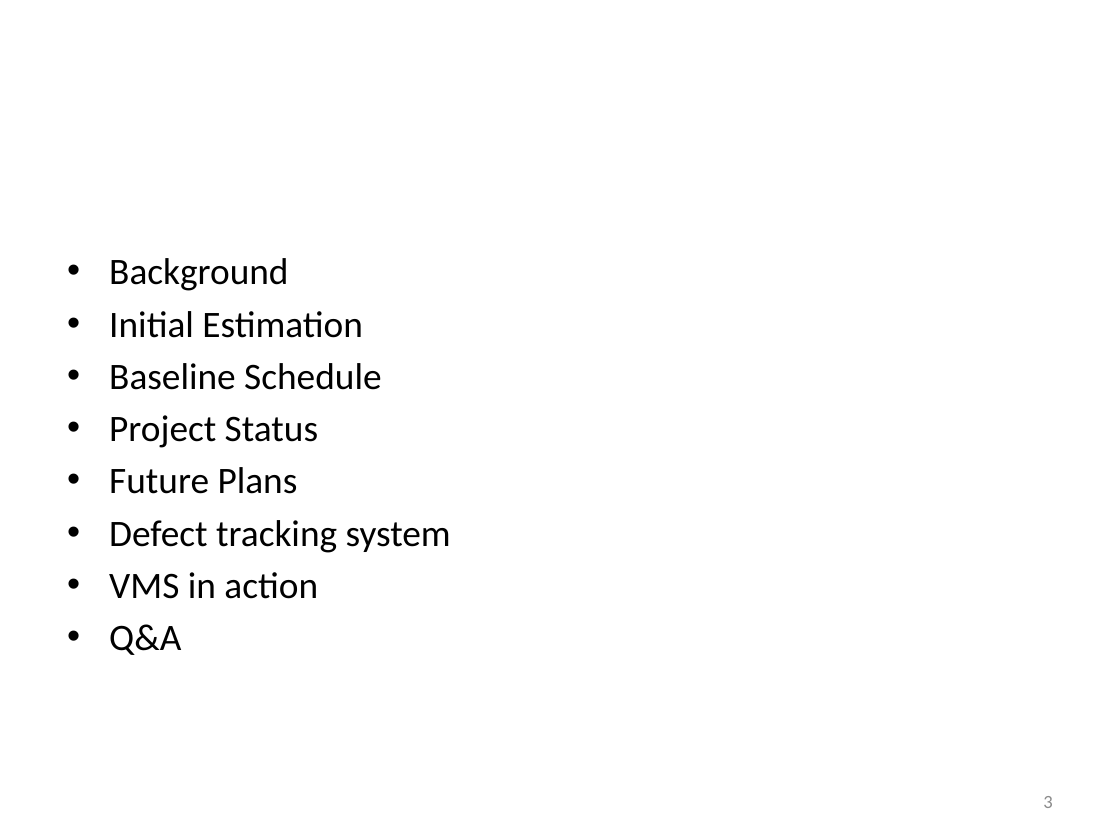
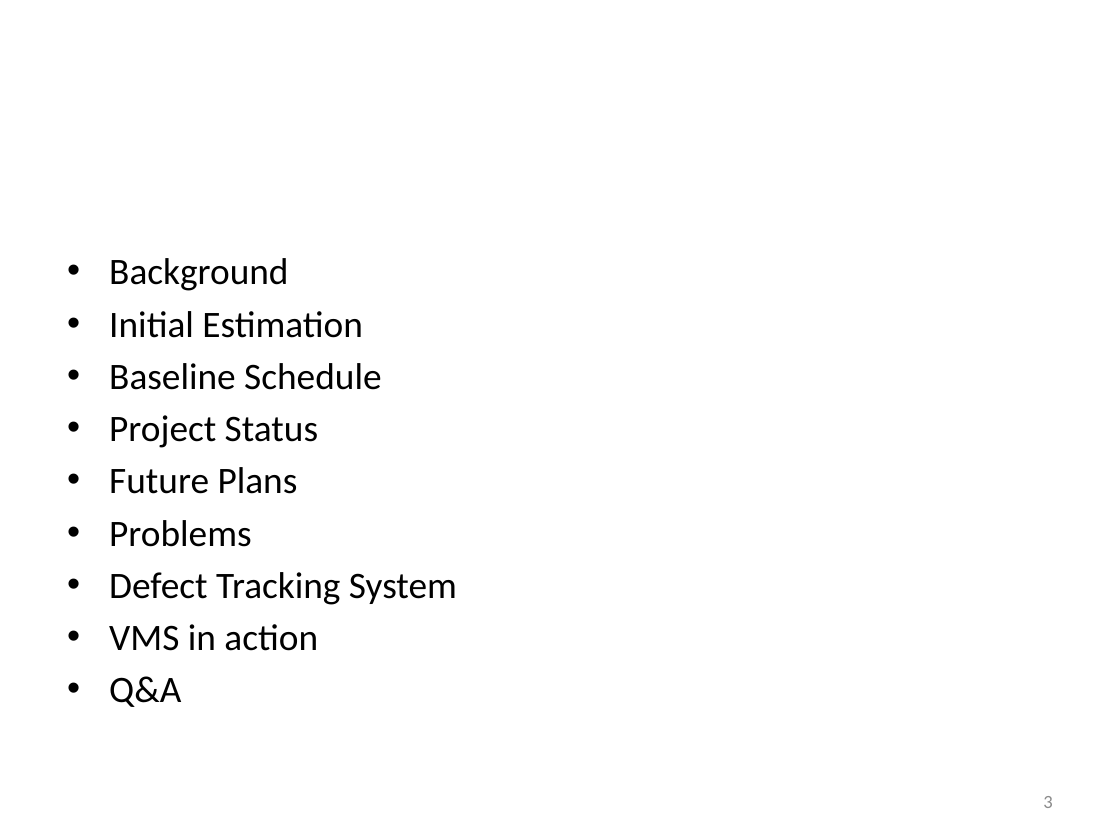
Before and after one commit to soomro/vms_technicalchallenge, a slide deck: slide 3 of DOCS/Presentations/27.04.2010.pptx. Drawn at 1120x840 pixels with LibreOffice and Linux fonts; fonts in the diff are those of the drawing; background and template pictures are left out. Boxes give left, top, right and bottom in pixels: in the first picture for what was removed or moved away, otherwise in the second. Text is boxed around its words. In the diff, an @@ line names an element or a change of style, - is before the commit and + after.

```diff
--- a/DOCS/Presentations/27.04.2010.pptx
+++ b/DOCS/Presentations/27.04.2010.pptx
@@ text at box(109, 520, 457, 605): text changed @@
-• Defect tracking system
+• Problems
+• Defect Tracking System
```
Also in this commit, not shown: 5 other slides changed, 1 slide added.
